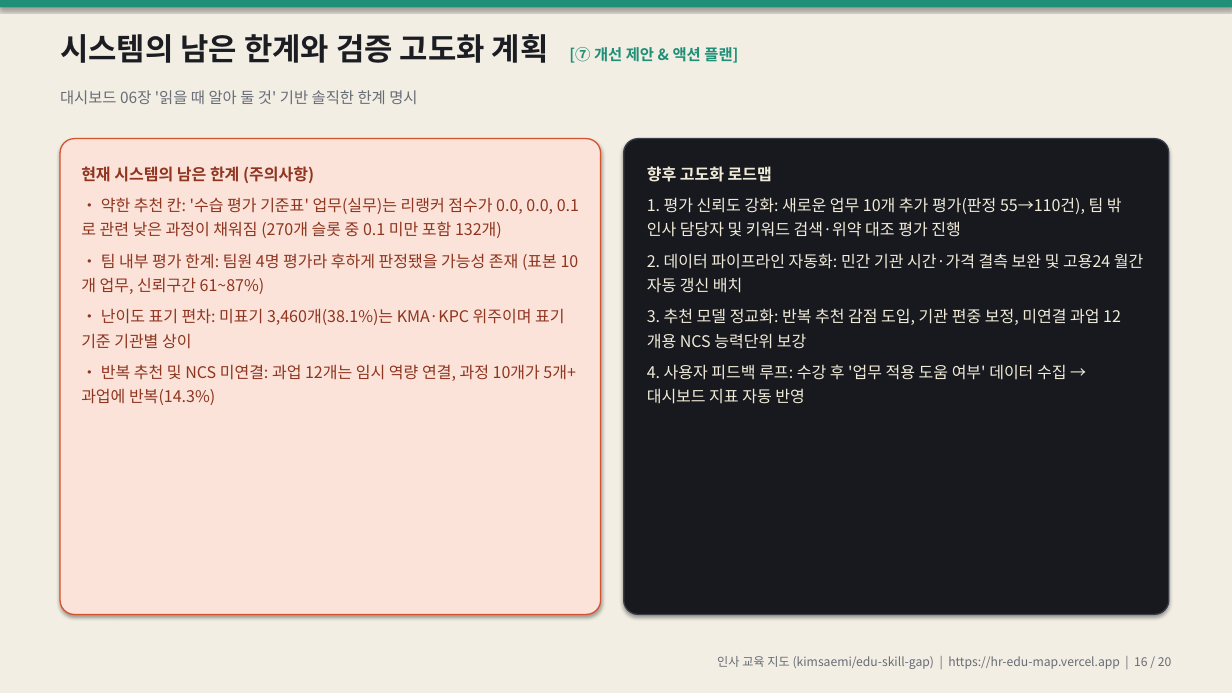
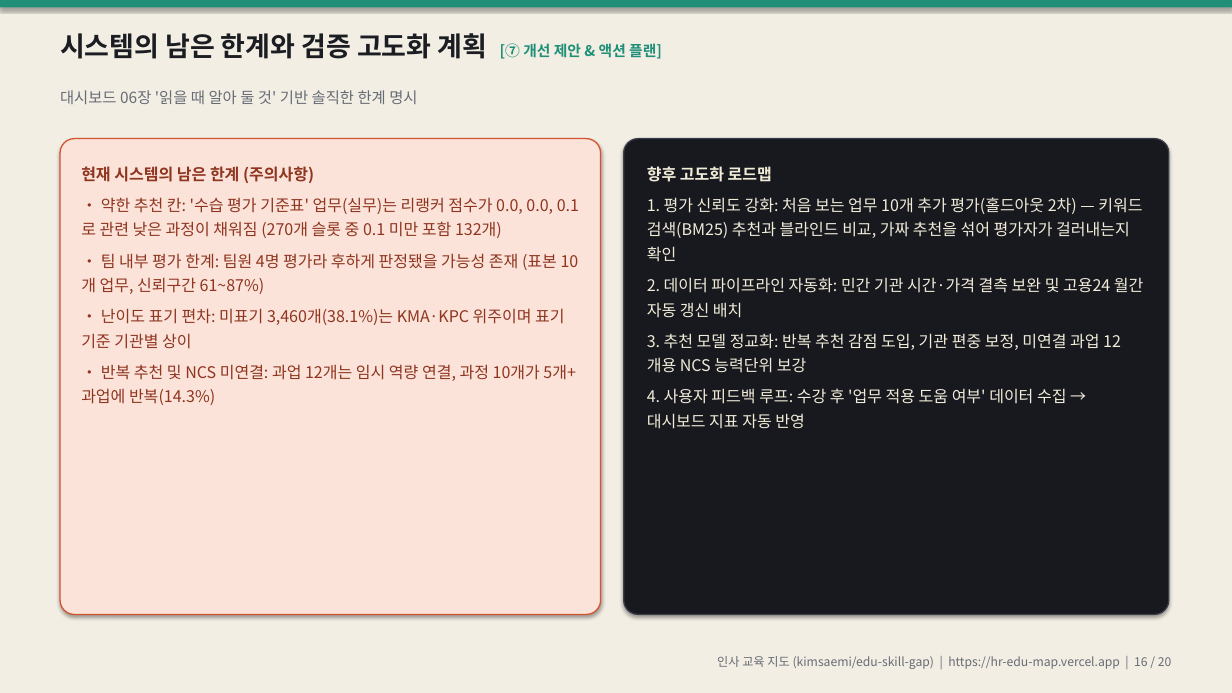
Before and after one commit to kimsaemi/edu-skill-gap, a slide deck: slide 16 of presentation/HR_교육지도_발표.pptx. Drawn at 1232x693 pixels with LibreOffice and Linux fonts; fonts in the diff are those of the drawing. Boxes give left, top, right and bottom in pixels: in the first picture for what was removed or moved away, otherwise in the second. Text is boxed around its words. In the diff, an @@ line names an element or a change of style, - is before the commit and + after.

Commit message:
fix: 발표 PPT — 추천 필터 설명을 실제 동작에 맞춤, 팀 밖 평가 계획 삭제, 제목 줄바꿈 정리

```diff
--- a/presentation/HR_교육지도_발표.pptx
+++ b/presentation/HR_교육지도_발표.pptx
@@ text "시스템의 남은 한계와 검증 고도화 ..." at box(60, 33, 662, 59): size 24 to 21 pt in "시스템의 남은 한계와 검증 고도화 계획"; size 12 to 11.5 pt in "[⑦ 개선 제안 & 액션 플랜]" @@
@@ text at box(647, 197, 1142, 262): text changed @@
-1. 평가 신뢰도 강화: 새로운 업무 10개 추가 평가(판정 55→110건), 팀 밖 인사 담당자 및 키워드 검색·위약 대조 평가 진행
+1. 평가 신뢰도 강화: 처음 보는 업무 10개 추가 평가(홀드아웃 2차) — 키워드 검색(BM25) 추천과 블라인드 비교, 가짜 추천을 섞어 평가자가 걸러내는지 확인
```
Also in this commit, not shown: 18 other slides changed, 1 other file.
